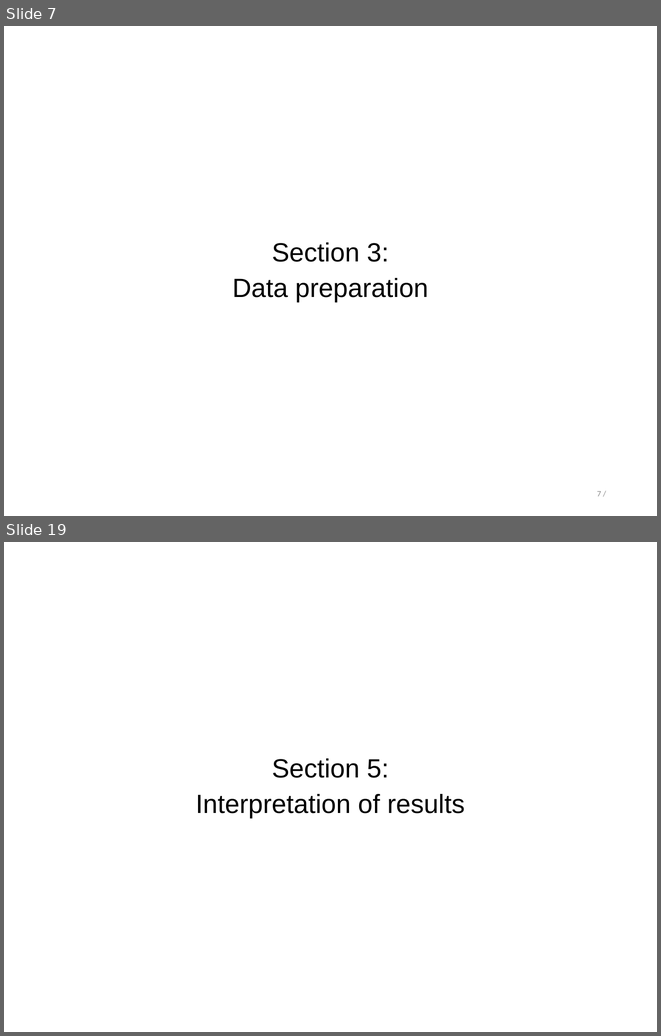
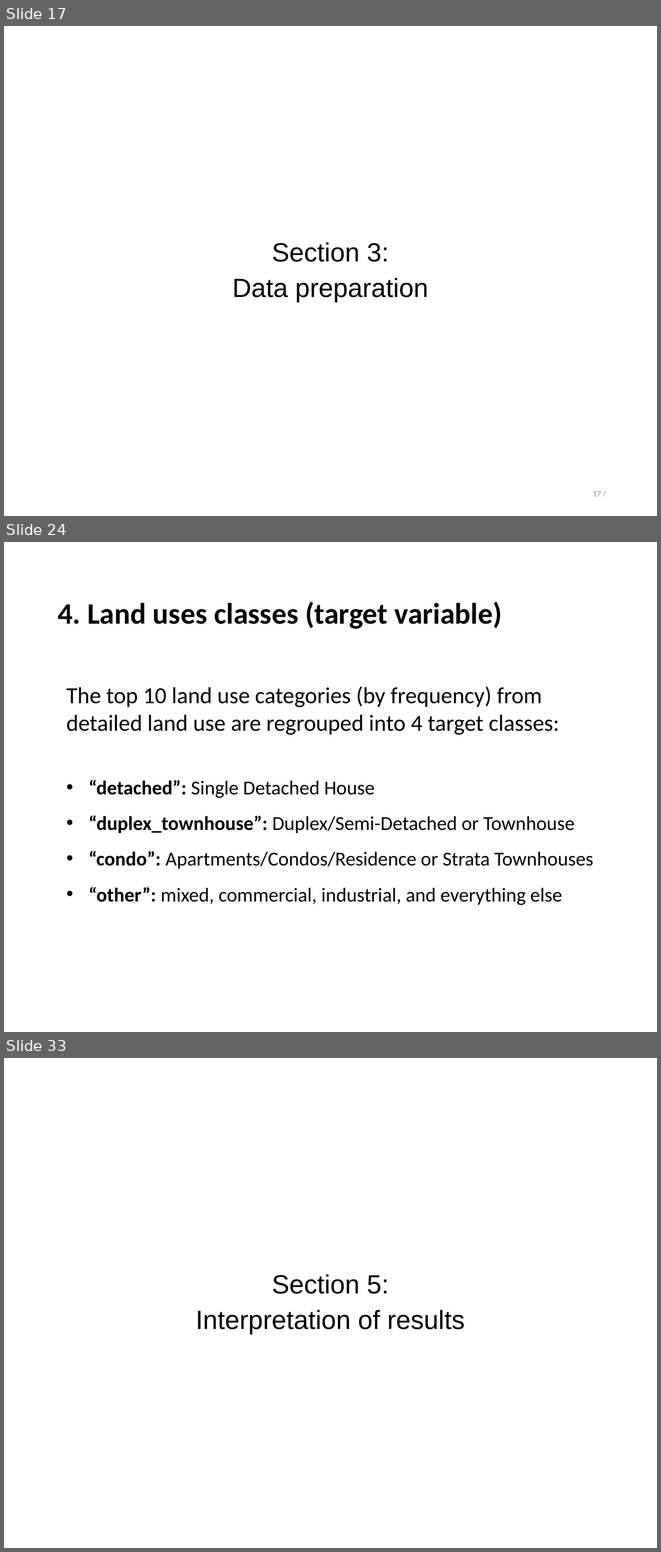
Before and after one commit to stepan-o/thesis, a slide deck: presentations/final_presentation.pptx. Shown one above the other, each under a label of ours: slides 7 and 19 before the commit, slides 17, 24 and 33 after it; the slides between them are not shown. The pictures are 661x1036 and 661x1552 pixels, drawn with LibreOffice and Linux fonts; fonts in the diff are those of the drawing. Boxes give left, top, right and bottom in pixels: in the first picture for what was removed or moved away, otherwise in the second. Text is boxed around its words. In the diff, an @@ line names an element or a change of style, - is before the commit and + after.

```diff
--- a/presentations/final_presentation.pptx
+++ b/presentations/final_presentation.pptx
@@ slide 24 added at box(4, 542, 657, 1032), background #FFFFFF @@
@@ text added at box(58, 601, 502, 629), 36 pt, text #000000, bold @@
+4. Land uses classes (target variable)
@@ text added at box(67, 686, 593, 905), 24 pt, text #000000 @@
+The top 10 land use categories (by frequency) from detailed land use are regrouped into 4 target classes:
+• “detached”: Single Detached House
+• “duplex_townhouse”: Duplex/Semi-Detached or Townhouse
+• “condo”: Apartments/Condos/Residence or Strata Townhouses
+• “other”: mixed, commercial, industrial, and everything else
@@ what was slide 7 is now slide 17 @@
@@ page number at box(593, 491, 601, 496): text changed @@
-7 /
+17 /
@@ what was slide 19 is now slide 33 @@
```
Also in this commit, not shown: 12 slides changed, 16 other slides added, 4 slides removed.
